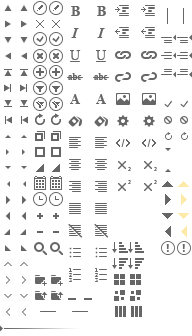
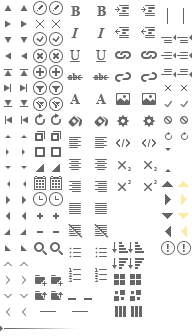
The second 192×336 image is a revision of the first. Changes to its layers:
added layer "small-x" in group "upload" over (x1=165, y1=85, x2=171, y2=91)
added layer "small-x-hover" in group "upload" over (x1=181, y1=85, x2=187, y2=91)
